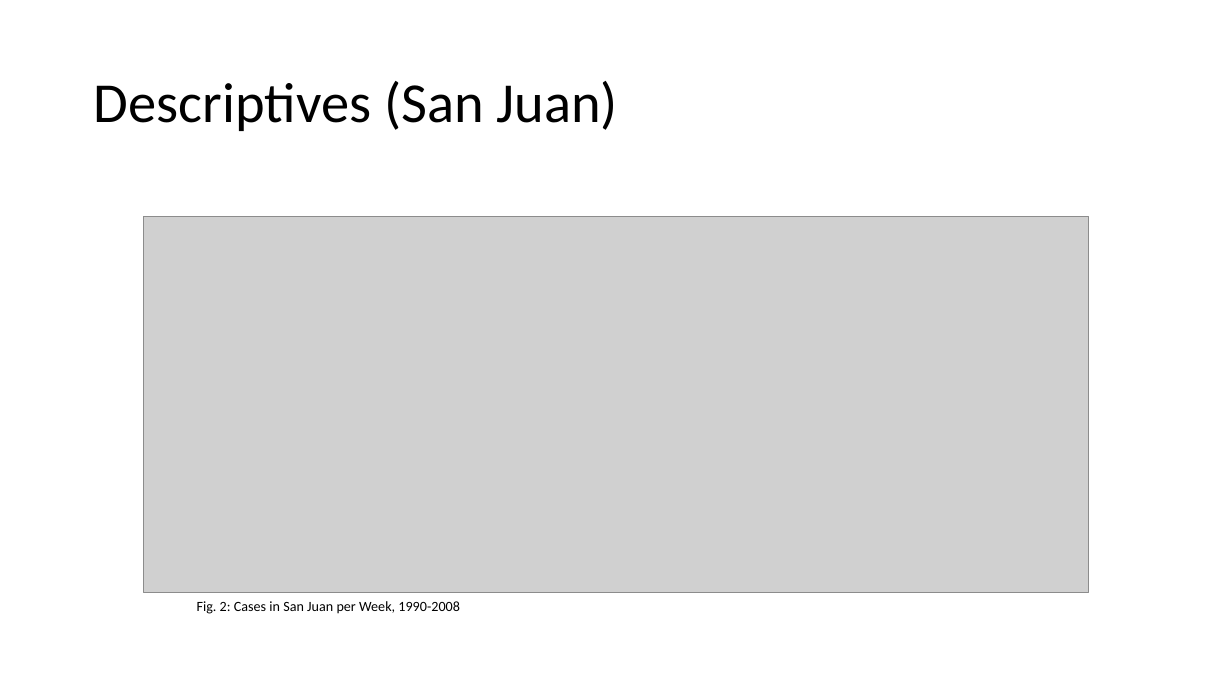
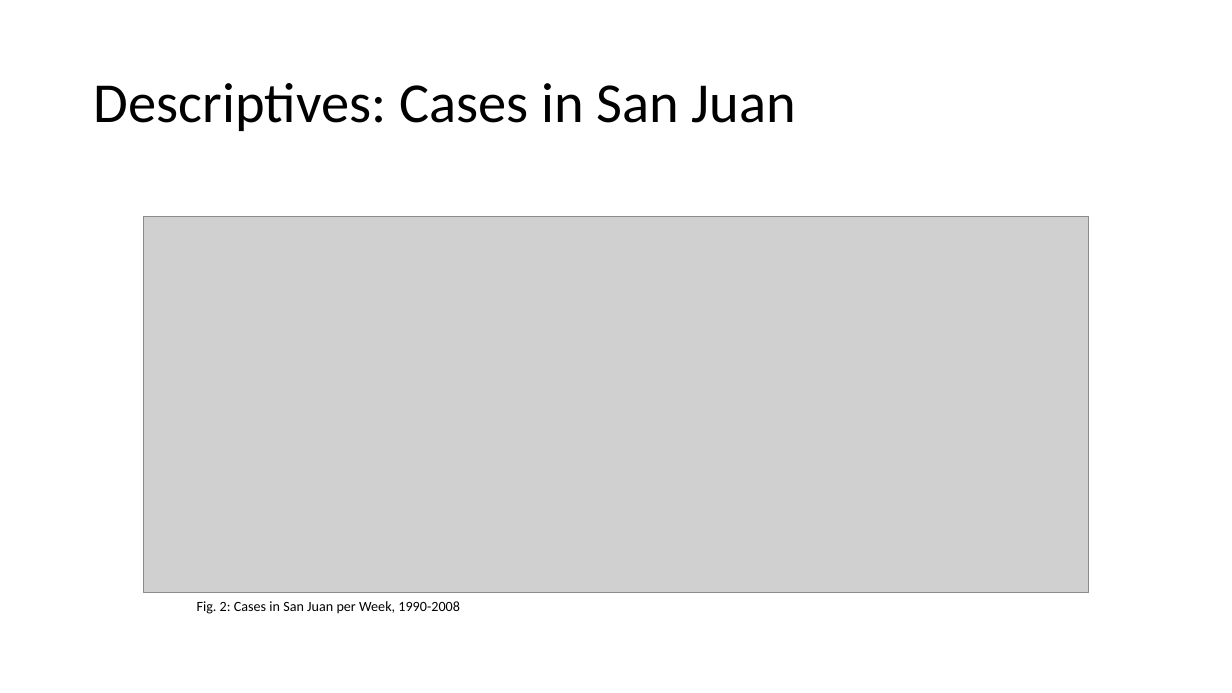
Before and after one commit to mariiader/adc_project, a slide deck: slide 5 of DengAI_PP.pptx. Drawn at 1232x693 pixels with LibreOffice and Linux fonts; fonts in the diff are those of the drawing; grey boxes stand for pictures. Boxes give left, top, right and bottom in pixels: in the first picture for what was removed or moved away, otherwise in the second. Text is boxed around its words. In the diff, an @@ line names an element or a change of style, - is before the commit and + after.

```diff
--- a/DengAI_PP.pptx
+++ b/DengAI_PP.pptx
@@ title at <box>94,83,796,131</box>: text changed @@
-Descriptives (San Juan)
+Descriptives: Cases in San Juan
```
Also in this commit, not shown: 3 other slides changed, 1 slide added, 6 other files.
